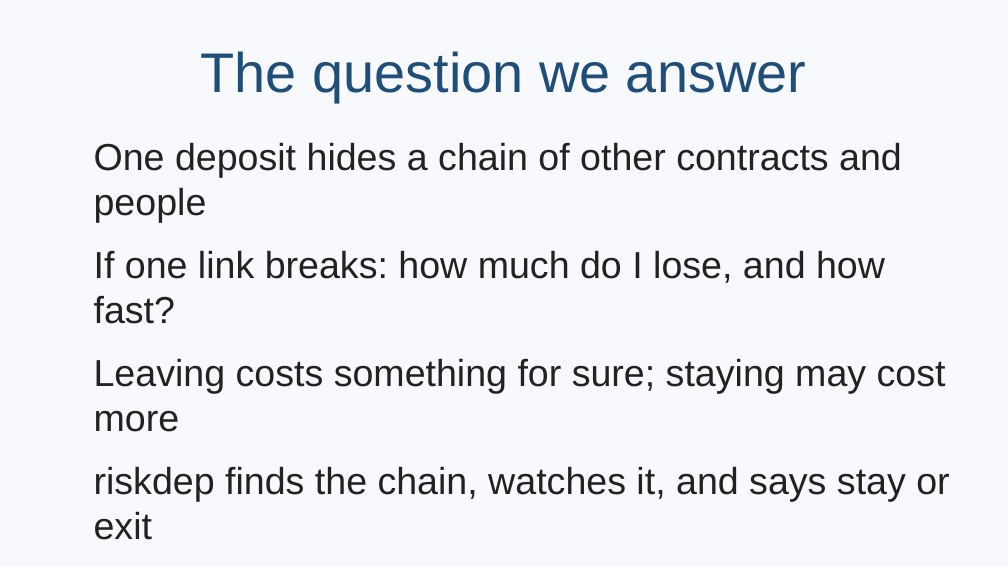
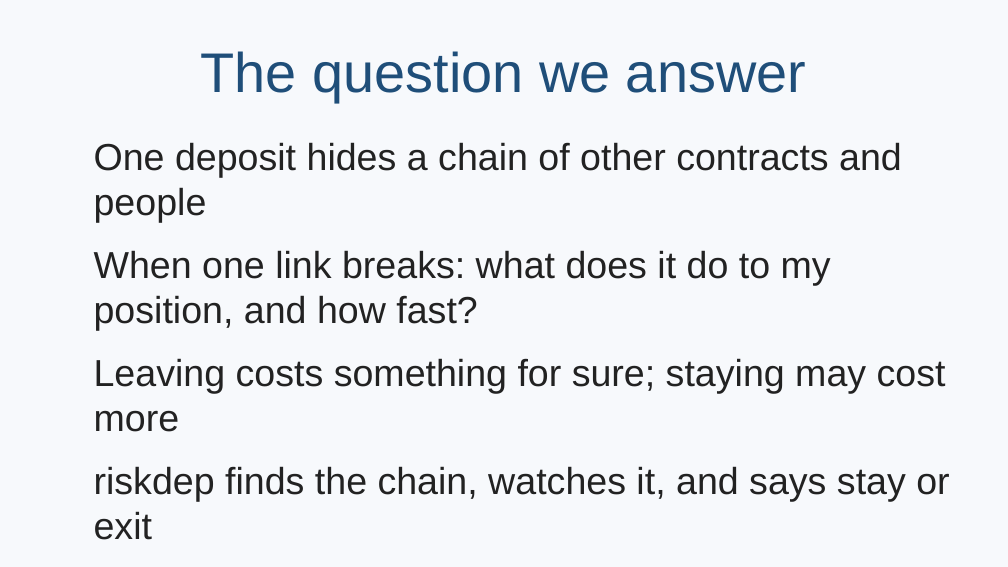
Before and after one commit to rya-sge/defi-monitoring, a slide deck: slide 2 of presentation/rock-demo.odp. Drawn at 1008x567 pixels with LibreOffice and Linux fonts; fonts in the diff are those of the drawing. Boxes give left, top, right and bottom in pixels: in the first picture for what was removed or moved away, otherwise in the second. Text is boxed around its words. In the diff, an @@ line names an element or a change of style, - is before the commit and + after.

```diff
--- a/presentation/rock-demo.odp
+++ b/presentation/rock-demo.odp
@@ text at [94,250,831,331]: text changed @@
-If one link breaks: how much do I lose, and how fast?
+When one link breaks: what does it do to my position, and how fast?
```
Also in this commit, not shown: 5 other slides changed, 1 slide removed, 5 other files.
